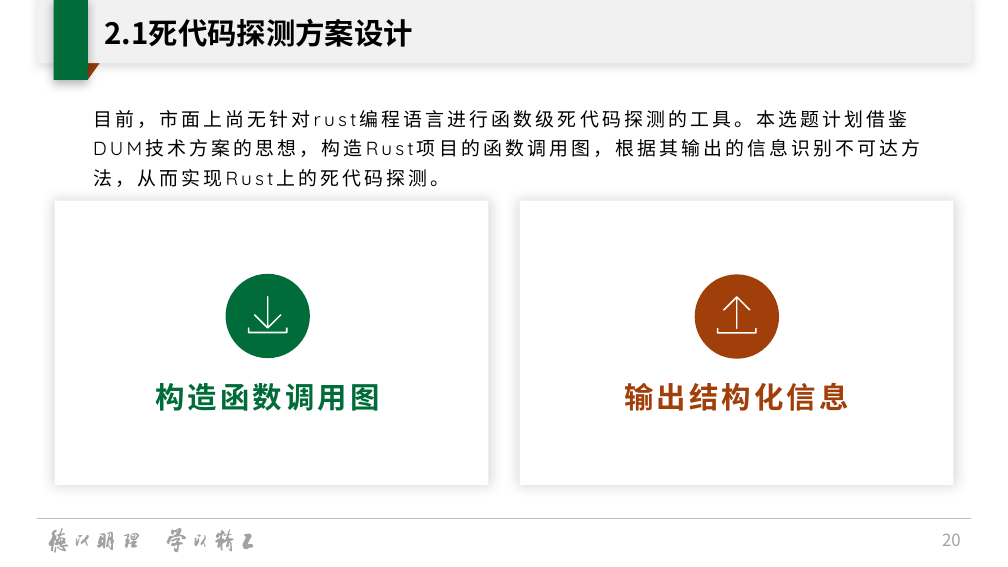
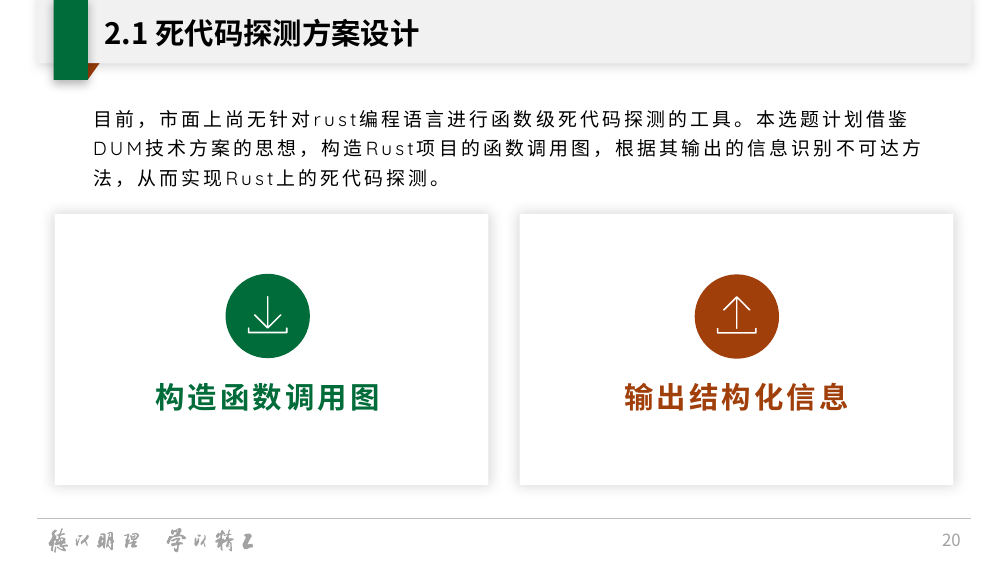
Before and after one commit to oscourse-tsinghua/openingreport-fze2023, a slide deck: slide 20 of slide.pptx. Drawn at 1008x567 pixels with LibreOffice and Linux fonts; fonts in the diff are those of the drawing; background and template pictures are left out. Boxes give left, top, right and bottom in pixels: in the first picture for what was removed or moved away, otherwise in the second. Text is boxed around its words. In the diff, an @@ line names an element or a change of style, - is before the commit and + after.

```diff
--- a/slide.pptx
+++ b/slide.pptx
@@ title at <box>105,18,419,47</box>: spaces changed @@
-2.1死代码探测方案设计
+2.1 死代码探测方案设计
@@ rectangle: place and size @@
-rectangle at <box>54,200,488,485</box>
+rectangle at <box>54,214,488,485</box>
@@ rectangle: place and size @@
-rectangle at <box>520,200,954,485</box>
+rectangle at <box>520,214,954,485</box>
```
Also in this commit, not shown: 4 other slides changed, 6 slides added.
